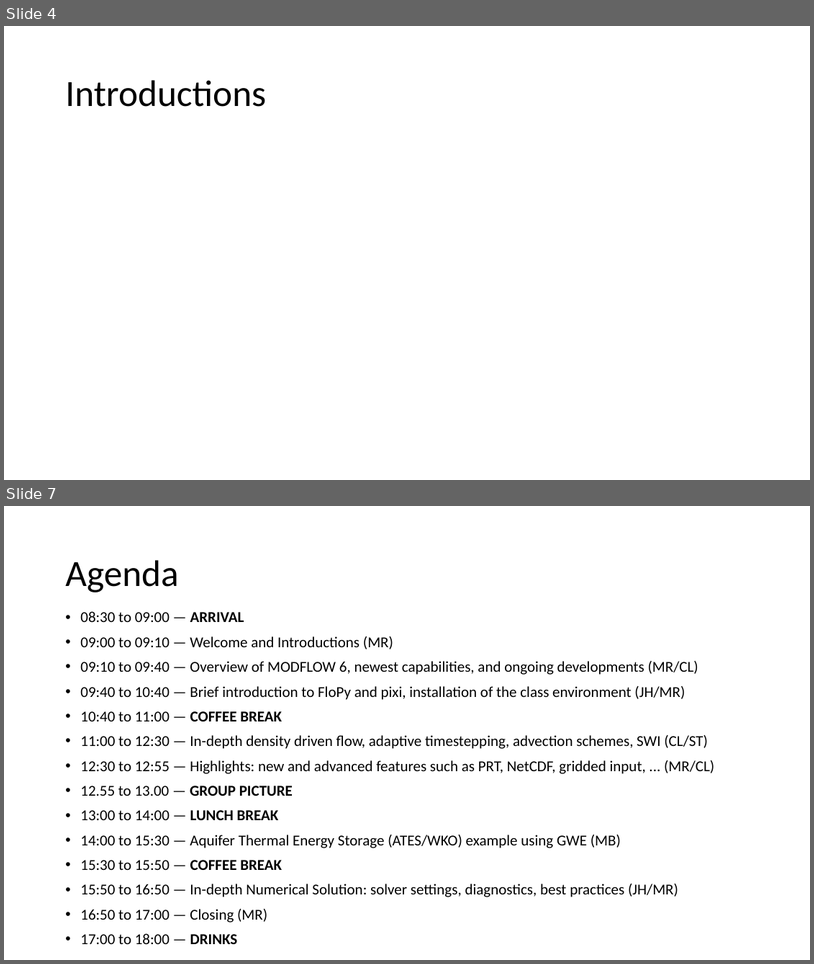
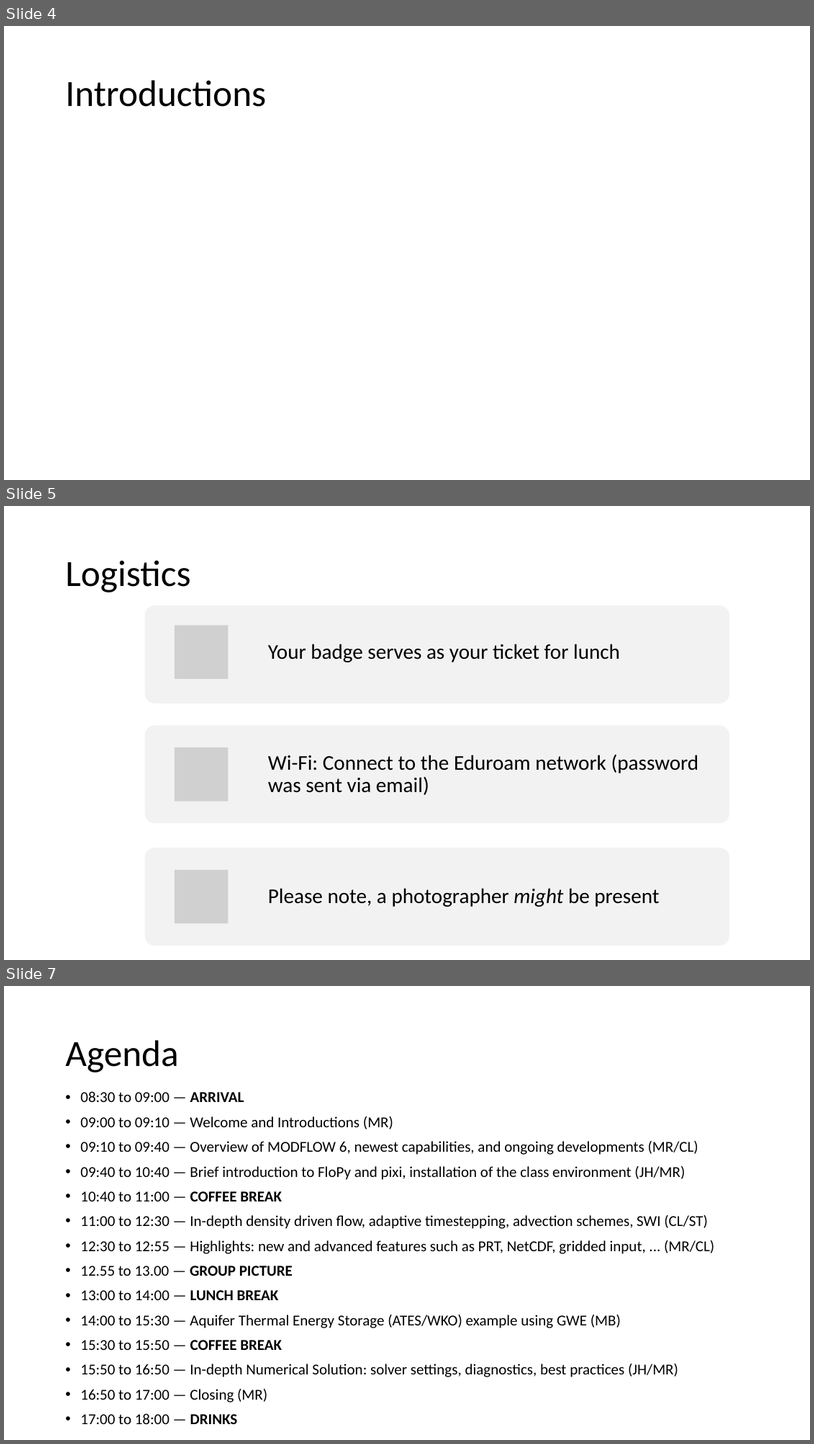
Before and after one commit to jdhughes-dev/modflow-dsd25, a slide deck: presentations/0-Welcome.pptx. Shown one above the other, each under a label of ours: slides 4 and 7 before the commit, slides 4, 5 and 7 after it; the slides between them are not shown. The pictures are 814x964 and 814x1444 pixels, drawn with LibreOffice and Linux fonts; fonts in the diff are those of the drawing; grey boxes stand for pictures. Boxes give left, top, right and bottom in pixels: in the first picture for what was removed or moved away, otherwise in the second. Text is boxed around its words. In the diff, an @@ line names an element or a change of style, - is before the commit and + after.

```diff
--- a/presentations/0-Welcome.pptx
+++ b/presentations/0-Welcome.pptx
@@ slide 5 added at box(4, 506, 810, 960), background #FFFFFF @@
@@ title added at box(65, 560, 190, 592), 44 pt, text #000000 @@
+Logistics
@@ group added at box(145, 605, 730, 946): 3 rounded rectangles, 3 pictures, 3 texts @@
+Your badge serves as your ticket for lunch
+Wi-Fi: Connect to the Eduroam network (password was sent via email)
+Please note, a photographer might be present
```
Also in this commit, not shown: 1 slide changed, 2 other slides added, 3 slides removed, 4 other files.
